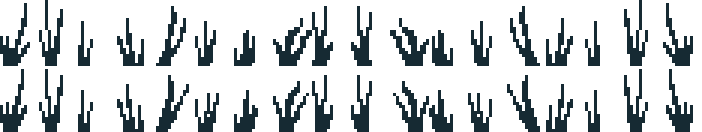
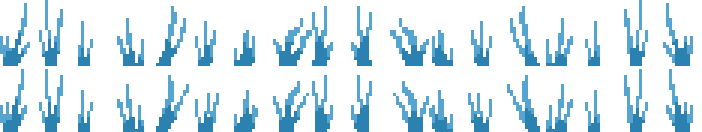
Layers edited between the first and the second (702, 132) image:
added layer "Colors" above "Seaweed" over [0, 0, 693, 132]
